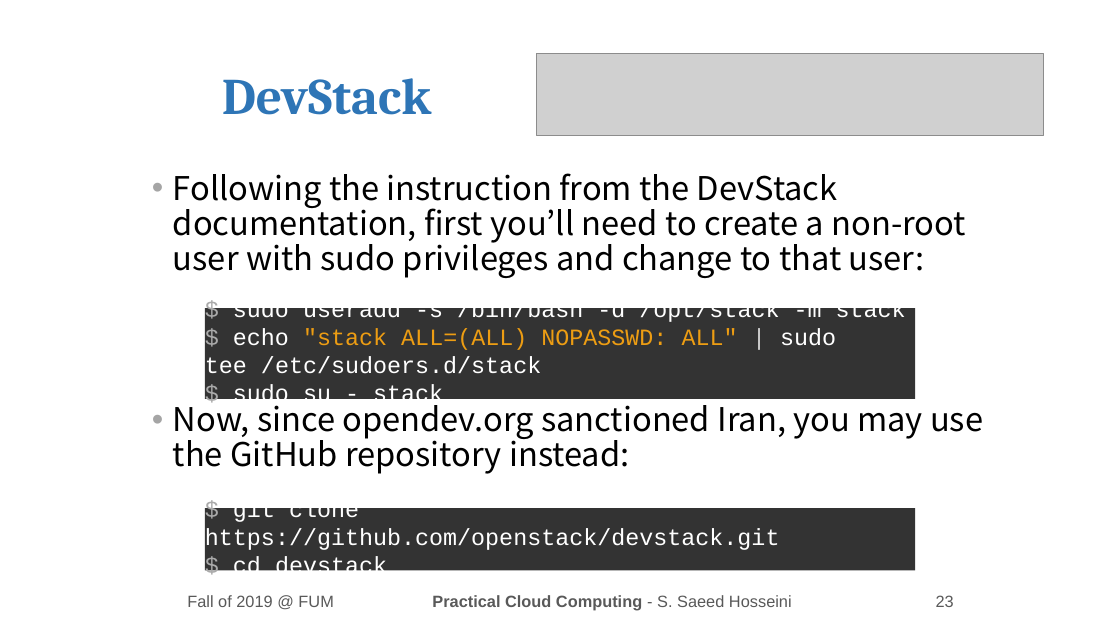
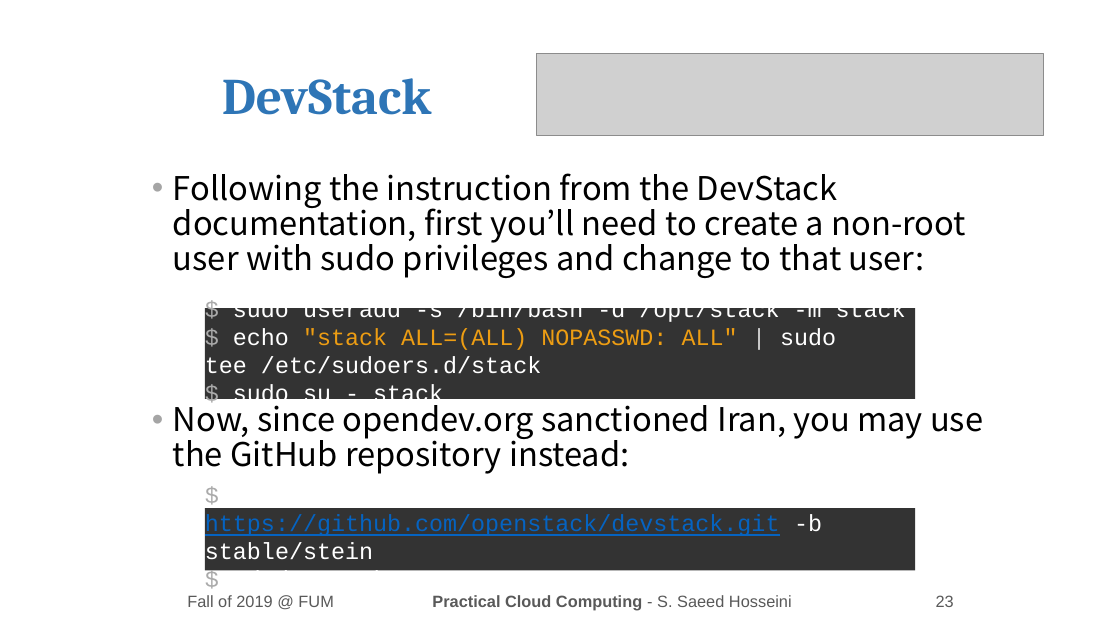
Before and after one commit to SayidHosseini/CloudComputingCourseProjects, a slide deck: slide 23 of OpenStackProject/98-99_01_CloudComputing_ProjectLecture1.pptx. Drawn at 1120x630 pixels with LibreOffice and Linux fonts; fonts in the diff are those of the drawing; grey boxes stand for pictures; background and template pictures are left out. Boxes give left, top, right and bottom in pixels: in the first picture for what was removed or moved away, otherwise in the second. Text is boxed around its words. In the diff, an @@ line names an element or a change of style, - is before the commit and + after.

Commit message:
Add specific branch to DevStack cloning command

```diff
--- a/OpenStackProject/98-99_01_CloudComputing_ProjectLecture1.pptx
+++ b/OpenStackProject/98-99_01_CloudComputing_ProjectLecture1.pptx
@@ text in rectangle at (x1=205, y1=508, x2=822, y2=560): text changed; text colour #FFFFFF to #0563C1 @@
-$ git clone https://github.com/openstack/devstack.git
+$ git clone https://github.com/openstack/devstack.git -b stable/stein
```
Also in this commit, not shown: 1 other file.
